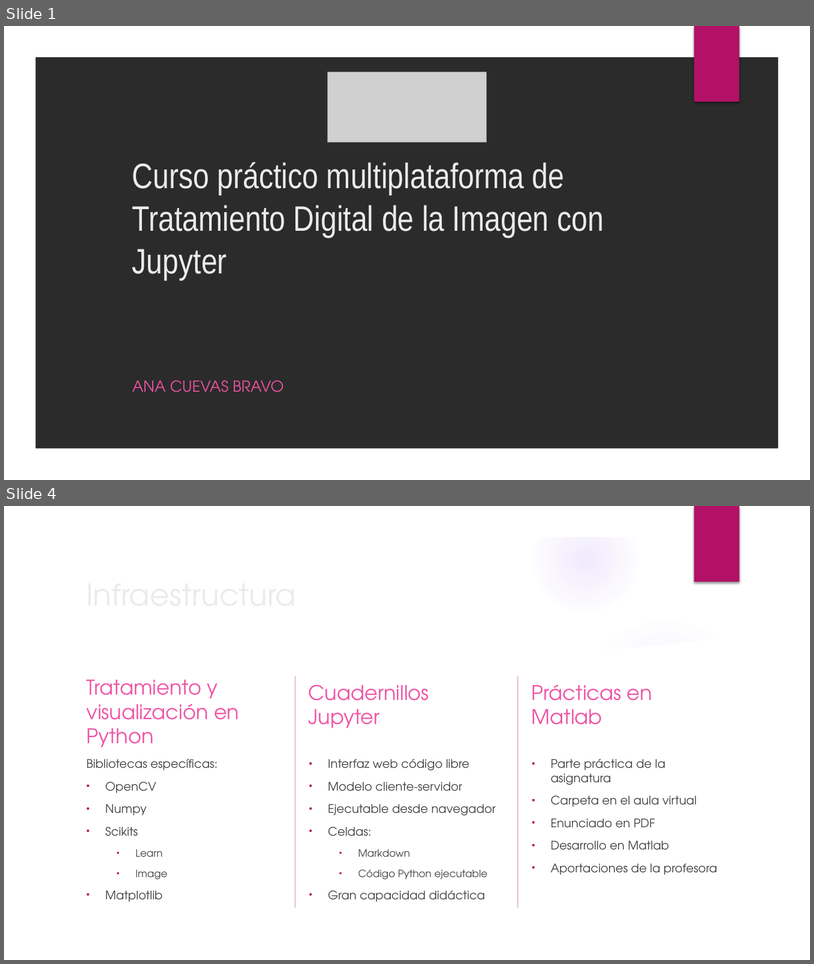
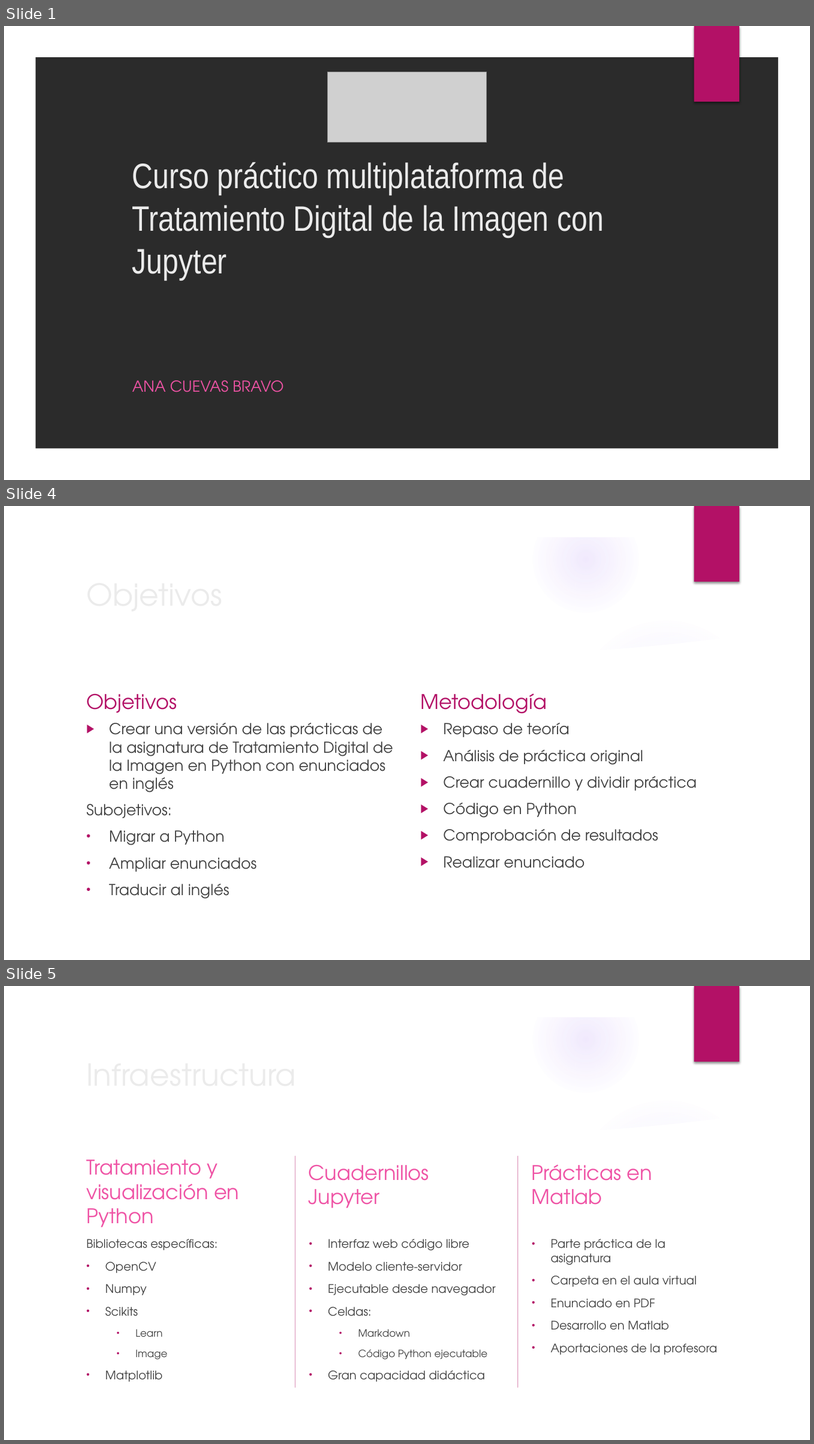
Before and after one commit to RoboticsLabURJC/2019-tfg-ana-cuevas, a slide deck: memoria/Presentacion.pptx. Shown one above the other, each under a label of ours: slides 1 and 4 before the commit, slides 1, 4 and 5 after it; the slides between them are not shown. The pictures are 814x964 and 814x1444 pixels, drawn with LibreOffice and Linux fonts; fonts in the diff are those of the drawing; grey boxes stand for pictures; background and template pictures are left out; a plain dark background stands for a picture behind light text. Boxes give left, top, right and bottom in pixels: in the first picture for what was removed or moved away, otherwise in the second. Text is boxed around its words. In the diff, an @@ line names an element or a change of style, - is before the commit and + after.

```diff
--- a/memoria/Presentacion.pptx
+++ b/memoria/Presentacion.pptx
@@ slide 4 added at <box>4,506,810,960</box>, background picture (left out); not listed: 9 template elements that a slide beside it also shows @@
@@ title added at <box>80,570,660,617</box>, 36 pt, text #EBEBEB @@
+Objetivos
@@ text added at <box>86,693,177,713</box>, 24 pt, text #B31166 @@
+Objetivos
@@ text added at <box>420,693,546,714</box>, 24 pt, text #B31166 @@
+Metodología
@@ text added at <box>86,723,393,898</box>, 18 pt, text #404040 @@
+▶ Crear una versión de las prácticas de la asignatura de Tratamiento Digital de la Imagen en Python con enunciados en inglés
+Subojetivos:
+• Migrar a Python
+• Ampliar enunciados
+• Traducir al inglés
@@ text added at <box>443,723,697,868</box>, 18 pt, text #404040 @@
+▶ Repaso de teoría
+▶ Análisis de práctica original
+▶ Crear cuadernillo y dividir práctica
+▶ Código en Python
+▶ Comprobación de resultados
+▶ Realizar enunciado
@@ what was slide 4 is now slide 5 @@
```
Also in this commit, not shown: 2 slides changed, 12 other slides added, 8 other files.
